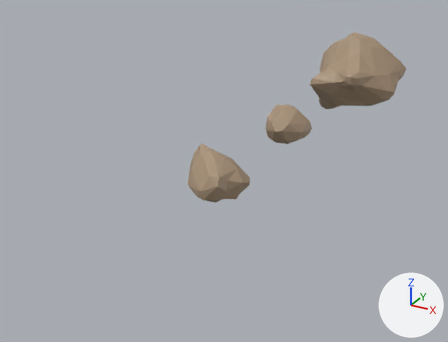
A saved change to the glTF model models/asteroids.gltf.
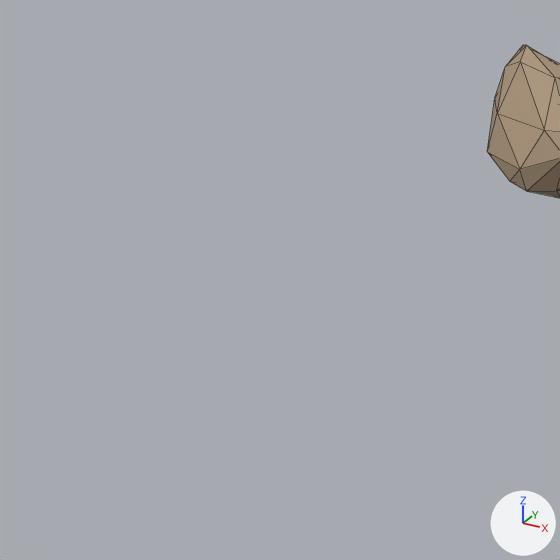
Old and new are each drawn whole from a camera (50 mm lens) standing at (11.3, -14.5, 10.2) and looking at (-1.8, 9.3, -1.6) and again close up on the part from 0% to 48% of the width and 37% to 100% of the height. Lighting does not change. The marker at lower right points along +X, +Y and +Z. The close-ups show mesh edges as thin lines.

The older version as bpy lines, for what is in view:
```python
me_cube_003 = bpy.data.meshes.new('Cube.003')
me_cube_003.from_pydata(...)  # 40 vertices, 76 faces; spans x -1.32..1.27, y -1.32..1.08, z -1.14..1.19
me_cube_003.materials.append(mat_flat64)  # picture img_resurrect64
ob_cube_002 = bpy.data.objects.new('Cube.002', me_cube_003)
ob_cube_002.location = (0.0, 5.34, 0.0)
```
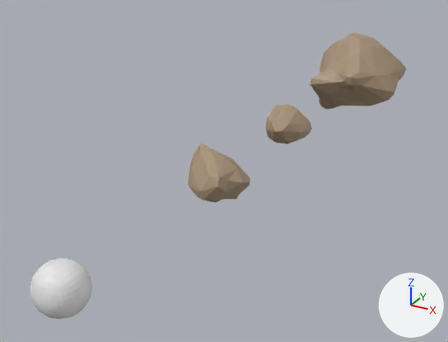
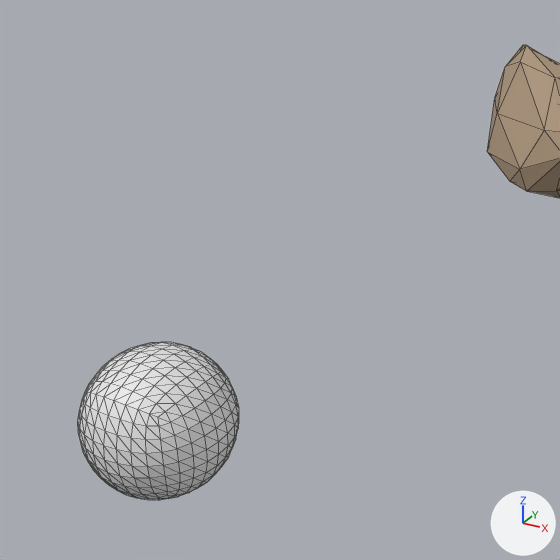
The change, as a list of edits to the scene's bpy script:
```text
Add me_base_sphere:
    me_base_sphere.from_pydata(...)  # 386 vertices, 768 faces; spans x -0.84..0.84, y -0.84..0.84, z -0.84..0.84
Add ob_base_sphere:
    ob_base_sphere = bpy.data.objects.new('base_sphere', me_base_sphere)
    ob_base_sphere.location = (0.0, -3.58, 0.0)
```

What differs and where, as boxes (x1, y1, x2, y2) in the close-ups (560 x 560 px):
'base_sphere', added
    after: (78, 342, 239, 500)
